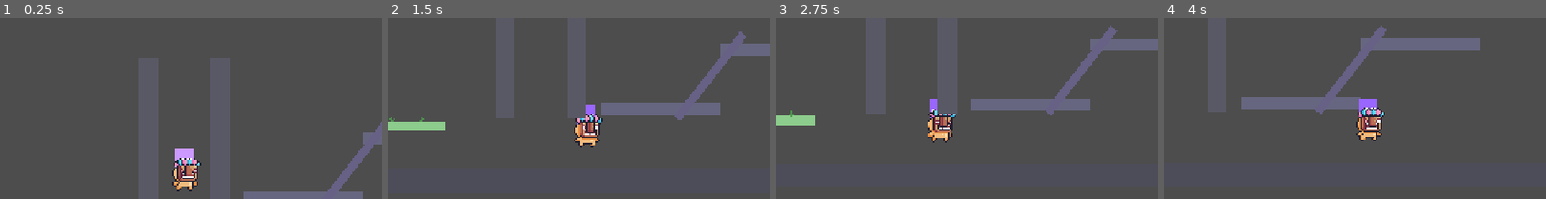
Above: before the commit, frames 1-4 (left to right).
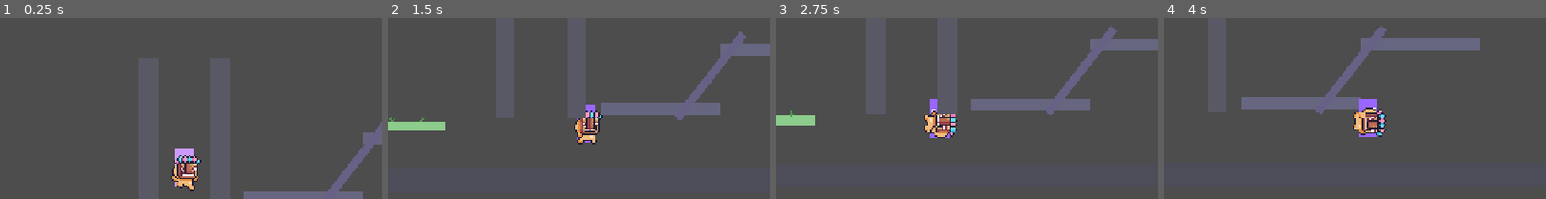
Above: after the commit, the same moments.

Repository: Oyc0708/SolidKnight
Game: Godot game, scene res://scenes/levels/test_level.tscn
Same seed, same stepped clock (60 frames per second), same inputs: the game is played once before the commit and once after it.
Inputs:
- Up to frame 1 (0.25 s): no input
- Up to frame 2 (1.5 s): hold Space (jump) 0.53-1.28 s; hold D (move_right) from 0.53 s (still down); tap Shift (dash) at 0.6 s; tap Space (jump) at 1.35 s
- Up to frame 3 (2.75 s): tap Space (jump) at 1.52, 1.82 s; tap Shift (dash) at 1.55, 2.1 s; release D (move_right) at 2.03 s; hold A (move_left) from 2.03 s (still down); hold Space (jump) from 2.03 s (still down)
- Up to frame 4 (4 s): release A (move_left) at 2.78 s; release Space (jump) at 2.78 s; hold D (move_right) from 2.78 s (still down); tap Shift (dash) at 2.85 s; tap Space (jump) at 3.02, 3.32 s; hold Space (jump) from 3.53 s (still down)
The pictures show only the part of the screen within x 26-76%, y 17-67%; the shares and areas given below are measured in that part.

The runs differ from the first frame. In frame 1, 0.8% of the frame differs, in the area x 44-53%, y 75-96%; in frame 2, 0.8%; in frame 3, 0.9%; in frame 4, 1.1%, in the area x 49-59%, y 49-68%.

Commit message:
Synced animation with character

Diff:
--- a/scenes/player/player.gd
+++ b/scenes/player/player.gd
@@ -213,7 +213,6 @@
 	collision_mask  = 0
 	set_collision_mask_value(1,  true)    # World
 	set_collision_mask_value(13, true)    # OneWayPlatform
-	set_meta("hide_placeholder", true)
 
 	# ── Floor snap ← NEW M1.6 ────────────────────────────────────────────────
 	# Keeps the player grounded when walking over convex surfaces (slope tops).
@@ -236,8 +235,6 @@
 	var body_color: Color
 	var show_eyes: bool = true
 
-	if has_meta("hide placeholder"):
-		return
 
 	if _is_dashing:
 		body_width  = PLACEHOLDER_WIDTH * 1.6
@@ -664,3 +661,34 @@
 		_current_floor_angle = 0.0
 
 	_was_on_floor = is_on_floor()
+
+# ─── PUBLIC ACCESSORS FOR ANIMATION CONTROLLER ───────────────────────────────
+# These functions expose private state as read-only values.
+# The animation controller READS these. It never calls any other function here.
+
+## Returns true while the player is actively dashing
+func is_dashing() -> bool:
+	return _is_dashing
+
+
+## Returns true while the player is wall sliding against a surface
+func is_wall_sliding() -> bool:
+	return _is_wall_sliding
+
+
+## Returns seconds of remaining knockback control lock (0.0 when expired)
+## Non-zero means the player was recently hit and control is suppressed
+func get_knockback_timer() -> float:
+	return _knockback_timer
+
+
+## Returns seconds remaining on the double jump ring visual timer
+## Non-zero for 0.15s immediately after a double jump is used
+## Used for rising-edge detection to trigger the double jump animation
+func get_double_jump_flash_timer() -> float:
+	return _double_jump_flash_timer
+
+## Returns the floor tilt angle in radians
+## 0.0 = flat ground   positive = right-side higher   negative = left-side higher
+func get_current_floor_angle() -> float:
+	return _current_floor_angle
--- a/scenes/player/player.tscn
+++ b/scenes/player/player.tscn
@@ -2,6 +2,7 @@
 
 [ext_resource type="Script" uid="uid://blfafydbim2g4" path="res://scenes/player/player.gd" id="1_8afob"]
 [ext_resource type="SpriteFrames" uid="uid://dnxmwddbhlc2m" path="res://assets/sprites/player/player_frames.tres" id="2_dovo2"]
+[ext_resource type="Script" uid="uid://ckoukomd2vaby" path="res://scripts/player/player_animation.gd" id="3_gmlin"]
 
 [sub_resource type="RectangleShape2D" id="RectangleShape2D_jgqa8"]
 size = Vector2(20, 48)
@@ -18,6 +19,5 @@
 position = Vector2(0, -24)
 scale = Vector2(2, 2)
 sprite_frames = ExtResource("2_dovo2")
-animation = &"idle"
-
-[node name="Camera2D" type="Camera2D" parent="." unique_id=791888889]
+animation = &"jump_fall"
+script = ExtResource("3_gmlin")
--- /dev/null
+++ b/scripts/player/player_animation.gd
@@ -0,0 +1,340 @@
+# player_animation.gd
+# ─────────────────────────────────────────────────────────────────────────────
+# MILESTONE M2.2 — State-driven animation controller
+#
+# Attached to: Sprite (AnimatedSprite2D), child of Player (CharacterBody2D)
+# Reads state from: PlayerController (parent node) via public accessor functions
+# Writes to: nothing outside this script
+#
+# Responsibilities:
+#   ✓ Play the correct animation based on a strict priority cascade
+#   ✓ Flip the sprite horizontally for left/right facing
+#   ✓ Tilt the sprite to match the slope angle when grounded
+#   ✓ Lock one-shot animations until completion before resuming cascade
+#   ✓ Detect rising-edge events (double jump, landing) for triggered animations
+# ─────────────────────────────────────────────────────────────────────────────
+class_name PlayerAnimationController
+extends AnimatedSprite2D
+
+
+# ─── ANIMATION NAME CONSTANTS ─────────────────────────────────────────────────
+# Storing animation names as constants prevents typo bugs.
+# "idle" vs "Idle" is a silent runtime failure — the constant catches it at load.
+
+const ANIM_IDLE: String         = "idle"
+const ANIM_WALK: String         = "walk"
+const ANIM_RUN: String          = "run"
+const ANIM_JUMP_RISE: String    = "jump_rise"
+const ANIM_JUMP_FALL: String    = "jump_fall"
+const ANIM_JUMP_LAND: String    = "jump_land"
+const ANIM_WALL_SLIDE: String   = "wall_slide"
+const ANIM_DOUBLE_JUMP: String  = "double_jump"
+const ANIM_DASH: String         = "dash"
+const ANIM_HURT: String         = "hurt"
+const ANIM_DEATH: String        = "death"
+
+
+# ─── TUNING CONSTANTS ─────────────────────────────────────────────────────────
+
+## Horizontal speed above which "run" plays instead of "walk".
+## 0.8 × move_speed means: almost at full speed = run, slower = walk.
+## Adjust between 0.5 and 0.9 to taste.
+const RUN_THRESHOLD: float = 0.8
+
+## Horizontal speed below which "idle" plays instead of "walk".
+## Small deadzone prevents idle/walk flickering when nearly still.
+const IDLE_THRESHOLD: float = 10.0
+
+## Maximum slope tilt angle (radians) before we stop rotating the sprite.
+## Beyond this, the visual distortion looks wrong. ~30 degrees.
+const MAX_TILT_ANGLE: float = 0.52
+
+
+# ─── PLAYER REFERENCE ─────────────────────────────────────────────────────────
+
+# Reference to the parent CharacterBody2D.
+# Set in _ready() — null until then.
+var _player: PlayerController
+
+
+# ─── ONE-SHOT ANIMATION LOCK ──────────────────────────────────────────────────
+
+# When non-empty, holds the name of a one-shot animation currently playing.
+# Lower-priority animations are blocked while this is non-empty.
+# Cleared by _on_animation_finished() when the animation completes.
+var _locked_anim: String = ""
+
+
+# ─── TRANSITION DETECTION ─────────────────────────────────────────────────────
+
+# True if the player was airborne at the END of the last _process() call.
+# Compared with current is_on_floor() to detect the landing frame.
+var _was_airborne: bool = false
+
+# The double jump flash timer value from the LAST _process() call.
+# Compared with the current value to detect the double jump activation frame.
+var _prev_dj_timer: float = 0.0
+
+
+# ─── BUILT-IN FUNCTIONS ──────────────────────────────────────────────────────
+
+func _ready() -> void:
+	# ── Get parent reference ──────────────────────────────────────────────────
+	# get_parent() returns the immediate parent node.
+	# "as PlayerController" attempts to cast it to our class —
+	# returns null if the parent is a different type (safe casting).
+	_player = get_parent() as PlayerController
+
+	if _player == null:
+		push_error("[PlayerAnimation] Parent is not a PlayerController. " +
+				   "Verify that player_animation.gd is attached to Sprite (AnimatedSprite2D), " +
+				   "which must be a direct child of Player (CharacterBody2D).")
+		return
+
+	# ── Connect to own animation_finished signal ──────────────────────────────
+	# AnimatedSprite2D emits this signal when any non-looping animation
+	# reaches its final frame and stops. We use it to clear the animation lock.
+	animation_finished.connect(_on_animation_finished)
+
+	# ── Start on idle ─────────────────────────────────────────────────────────
+	play(ANIM_IDLE)
+
+	print("[PlayerAnimation] Ready")
+
+
+func _process(delta: float) -> void:
+	# _process() runs every render frame — appropriate for visual updates.
+	# Physics state (_player.velocity, is_on_floor(), etc.) was computed in
+	# the most recent _physics_process() call, which runs at a fixed 60hz.
+	# Reading physics state here gives us up-to-date values at render time.
+
+	if _player == null:
+		return
+
+	# ── Compute per-frame transition flags ────────────────────────────────────
+
+	# Is the player currently on the floor?
+	var on_floor: bool = _player.is_on_floor()
+
+	# just_landed: true on the FIRST frame of floor contact after being airborne.
+	# Example: frame 45 = airborne, frame 46 = on floor → just_landed = true on frame 46 only.
+	var just_landed: bool = on_floor and _was_airborne
+
+	# just_double_jumped: true on the FIRST frame after a double jump fires.
+	# Detected by rising-edge comparison of the double jump timer.
+	var dj_timer: float = _player.get_double_jump_flash_timer()
+	var just_double_jumped: bool = dj_timer > 0.0 and _prev_dj_timer == 0.0
+
+	# Store current state for next frame's comparison
+	_was_airborne  = not on_floor
+	_prev_dj_timer = dj_timer
+
+	# ── Update visual properties ──────────────────────────────────────────────
+	_update_flip()
+	_update_tilt()
+
+	# ── Update animation ──────────────────────────────────────────────────────
+	_update_animation(just_landed, just_double_jumped)
+
+
+# ─── VISUAL PROPERTY UPDATES ──────────────────────────────────────────────────
+
+func _update_flip() -> void:
+	## Flip the sprite to face the correct direction.
+	## AnimatedSprite2D.flip_h = true mirrors the sprite along its Y axis.
+	## facing_direction: 1.0 = right (no flip), -1.0 = left (flip).
+	flip_h = _player.facing_direction < 0.0
+
+
+func _update_tilt() -> void:
+	## Rotate the sprite to visually align with sloped floors.
+	## This makes the character look "planted" on angled surfaces.
+
+	if _player.is_on_floor():
+		var angle: float = _player.get_floor_angle()
+
+		# Only tilt within a reasonable range.
+		# A 50-degree tilt looks broken, not grounded.
+		rotation = clamp(angle, -MAX_TILT_ANGLE, MAX_TILT_ANGLE)
+	else:
+		# Clear slope tilt while airborne.
+		# Without this, the character would stay tilted mid-jump
+		# from the slope they just left.
+		rotation = 0.0
+
+
+# ─── ANIMATION PRIORITY CASCADE ───────────────────────────────────────────────
+
+func _update_animation(just_landed: bool, just_double_jumped: bool) -> void:
+	## Priority cascade: each level only executes if all higher levels failed.
+	## Return after each successful match — lower levels are skipped.
+
+	# ── GUARD: One-shot animation is locked ───────────────────────────────────
+	# If a locked animation is playing, almost nothing interrupts it.
+	# The ONLY exception: hurt can interrupt non-hurt/non-death locks,
+	# and death can interrupt everything.
+	if _locked_anim != "":
+		# Allow death to interrupt any locked animation
+		# (Death detection added fully in Phase 5 — placeholder here)
+
+		# Allow a NEW hurt to interrupt jump_land or double_jump lock
+		# (Player got hit during landing animation — hurt takes priority)
+		if _player.get_knockback_timer() > 0.0:
+			if _locked_anim != ANIM_HURT and _locked_anim != ANIM_DEATH:
+				_play_locked(ANIM_HURT)
+		# All other cases: let the locked animation finish naturally
+		return
+
+	# ─────────────────────────────────────────────────────────────────────────
+	# PRIORITY 1: HURT
+	# Player has active knockback → we were just hit.
+	# Play hurt and lock — do not let idle, walk, or air animations interrupt.
+	# The hurt animation is 7 frames × 0.1s = 0.7s.
+	# The knockback timer (control lock) is shorter at 0.25s.
+	# The animation locks for the FULL visual duration, not just the control lock.
+	# ─────────────────────────────────────────────────────────────────────────
+	if _player.get_knockback_timer() > 0.0:
+		_play_locked(ANIM_HURT)
+		return
+
+	# ─────────────────────────────────────────────────────────────────────────
+	# PRIORITY 2: DASH
+	# Dashing overrides all movement states visually.
+	# We use _play() not _play_locked() because the dash state in player.gd
+	# already controls its own duration — we do not need a separate animation lock.
+	# When _is_dashing becomes false, this check fails and cascade continues.
+	# ─────────────────────────────────────────────────────────────────────────
+	if _player.is_dashing():
+		_play(ANIM_DASH)
+		return
+
+	# ─────────────────────────────────────────────────────────────────────────
+	# PRIORITY 3: WALL SLIDE
+	# Wall slide is a looping animation — plays as long as wall contact holds.
+	# Uses _play() not _play_locked() for the same reason as dash.
+	# ─────────────────────────────────────────────────────────────────────────
+	if _player.is_wall_sliding():
+		_play(ANIM_WALL_SLIDE)
+		return
+
+	# ─────────────────────────────────────────────────────────────────────────
+	# PRIORITY 4: LANDING
+	# just_landed is true for exactly ONE frame.
+	# We lock the landing animation so it plays its full 5 frames × 1/12s ≈ 0.42s
+	# before the cascade resumes with idle or walk.
+	# Without the lock, the cascade would immediately continue to idle on frame 2.
+	# ─────────────────────────────────────────────────────────────────────────
+	# if just_landed:
+	#	_play_locked(ANIM_JUMP_LAND)
+	#	return
+
+	# ─────────────────────────────────────────────────────────────────────────
+	# PRIORITY 5: AIRBORNE
+	# Player is in the air (not on floor, not wall sliding).
+	# Three sub-states inside this priority level.
+	# ─────────────────────────────────────────────────────────────────────────
+	if not _player.is_on_floor():
+
+		# Sub-priority A: Double jump burst
+		# just_double_jumped fires for one frame — triggers the burst animation.
+		# Locked so it plays all 6 frames before returning to rise/fall.
+		if just_double_jumped:
+			_play_locked(ANIM_DOUBLE_JUMP)
+			return
+
+		# Sub-priority B: Rising vs. falling
+		# Threshold at velocity.y < 0 (upward) vs >= 0 (downward or apex).
+		# At the exact apex (velocity.y = 0) we show the fall pose.
+		# This is a design choice — the apex is brief and the fall pose reads
+		# as "starting to drop" which feels more accurate than "still rising".
+		if _player.velocity.y < 0.0:
+			_play(ANIM_JUMP_RISE)
+		else:
+			_play(ANIM_JUMP_FALL)
+		return
+
+	# ─────────────────────────────────────────────────────────────────────────
+	# PRIORITY 6: GROUNDED MOVEMENT
+	# Player is on the floor and has meaningful horizontal velocity.
+	# Threshold prevents idle/walk flickering when nearly stationary.
+	# ─────────────────────────────────────────────────────────────────────────
+	var h_speed: float = abs(_player.velocity.x)
+
+	if h_speed > IDLE_THRESHOLD:
+		# Decide between walk and run based on proportion of max speed.
+		# At 80%+ of move_speed → run.  Below 80% → walk.
+		if h_speed >= _player.move_speed * RUN_THRESHOLD:
+			_play(ANIM_RUN)
+		else:
+			_play(ANIM_WALK)
+		return
+
+	# ─────────────────────────────────────────────────────────────────────────
+	# PRIORITY 7: IDLE
+	# Lowest priority. Reached only when ALL other checks have failed.
+	# Player is on the floor with near-zero velocity and no other state active.
+	# ─────────────────────────────────────────────────────────────────────────
+	_play(ANIM_IDLE)
+
+
+# ─── ANIMATION PLAYBACK HELPERS ───────────────────────────────────────────────
+
+func _play(anim_name: String) -> void:
+	## Play an animation — but do not restart it if it is already playing.
+	##
+	## Without this guard, calling play("idle") every frame would reset the
+	## animation to frame 0 every frame — the animation would never advance.
+	## The guard checks BOTH the name (correct animation) AND is_playing()
+	## (actually running). Both must be true to skip the play() call.
+
+	if animation == anim_name and is_playing():
+		return
+
+	play(anim_name)
+
+
+func _play_locked(anim_name: String) -> void:
+	## Play a one-shot animation and activate the lock.
+	##
+	## The lock is stored in _locked_anim.
+	## _update_animation() checks _locked_anim first every frame and returns
+	## early if non-empty, preventing any lower-priority animation from firing.
+	##
+	## The lock is cleared by _on_animation_finished() when the animation ends.
+	##
+	## If this animation is already locked and playing, do nothing — we do not
+	## want to restart a locked animation from frame 0 on every frame it is called.
+
+	if _locked_anim == anim_name:
+		return   # Already locked on this animation — let it finish
+
+	_locked_anim = anim_name
+	play(anim_name)
+
+
+# ─── SIGNAL HANDLERS ─────────────────────────────────────────────────────────
+
+func _on_animation_finished() -> void:
+	## Called by AnimatedSprite2D when a NON-LOOPING animation completes.
+	## Looping animations (idle, walk, run, wall_slide) never fire this signal.
+	##
+	## This is where the animation lock is cleared, allowing the priority
+	## cascade to resume selecting animations on the next _process() frame.
+
+	var finished: String = _locked_anim
+
+	# ── Death is a permanent lock ─────────────────────────────────────────────
+	# When the death animation finishes, the character holds its last frame.
+	# We keep the lock so nothing else can play over the death pose.
+	# Phase 5 (player death / respawn) takes over from here.
+	if finished == ANIM_DEATH:
+		# Keep _locked_anim = ANIM_DEATH — do not clear it
+		return
+
+	# ── All other one-shots: clear the lock ───────────────────────────────────
+	# The next _process() frame will run the full priority cascade and
+	# select the appropriate animation based on current state.
+	_locked_anim = ""
+
+	# Debug confirmation — remove this in M2.4 when the system is verified
+	print("[PlayerAnimation] Animation finished: ", finished, " → resuming cascade")
Not shown, added: scripts/player/player_animation.gd.uid
